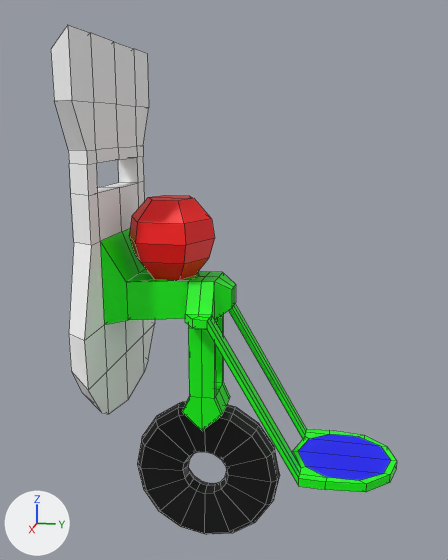
Renders of the Blender file Bozobaralika/Assets/Modelos/Escudo/Escudo.blend from each side of a commit.
One viewpoint serves both versions: a camera (50 mm lens) standing at (2.71, 0.63, 1.64) and looking at (-0.01, 0.08, 0.96). The lights are fixed; the arrows at lower left show +X, +Y and +Z. Mesh edges are drawn as thin lines.

The first picture shows 'Escudo', 'Rueda'.
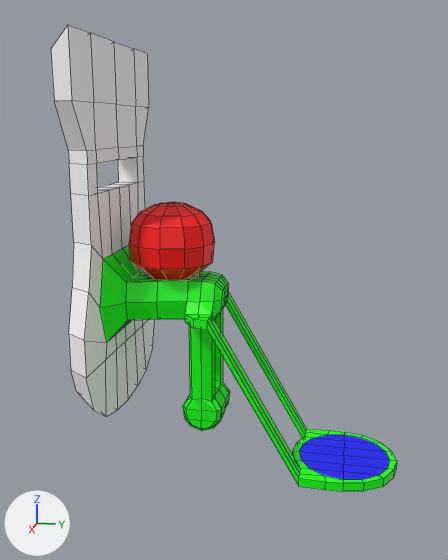
Changed parts and their boxes (x1, y1, x2, y2) in the pictures (448 x 560 px):
'Escudo', reshaped
    before: (51, 25, 397, 492)
    after: (51, 25, 397, 491)
'Rueda', hidden (black)
    before: (137, 401, 280, 534)
part 1 of me_escudo, built on
    before: (69, 181, 236, 431)
    after: (69, 181, 230, 431)
part 2 of me_escudo, built on
    before: (209, 315, 397, 492)
    after: (209, 315, 397, 491)

Diff of the bpy script that builds the scene:
```diff
--- a/Bozobaralika/Assets/Modelos/Escudo/Escudo.blend.py
+++ b/Bozobaralika/Assets/Modelos/Escudo/Escudo.blend.py
@@ me_escudo @@
 # used by ob_escudo; location = (0.0, 0.0, 0.0)
-me_escudo.from_pydata(...)  # 268 vertices, 272 faces; spans x -0.47..0.47, y -0.5..0.9, z 0.1..2.0
+me_escudo.from_pydata(...)  # 456 vertices, 460 faces; spans x -0.47..0.47, y -0.5..0.9, z 0.1..2.0
+# me_escudo part 1: 41 vertices moved from x -0.46..0.46, y -0.5..0.06, z 0.42..1.33 to x -0.47..0.47, y -0.5..0.06, z 0.42..1.27; 54 vertices removed from x -0.26..0.26, y -0.4..0.13, z 0.25..1.33; 208 vertices added at x -0.4..0.4, y -0.5..0.09, z 0.25..1.37
+# me_escudo part 2: 12 vertices moved from x -0.23..0.23, y 0.49..0.76, z 0.1..0.14 to x -0.24..0.24, y 0.51..0.66, z 0.1..0.14; 16 vertices removed from x -0.2..0.2, y 0.44..0.86, z 0.1..0.14; 50 vertices added at x -0.22..0.22, y 0.43..0.88, z 0.1..0.14
 me_escudo.materials.append(mat_escudo)
@@ ob_rueda @@
 ob_rueda.location = (0.0, 0.0, 0.0)
+ob_rueda.hide_set(True)
```
